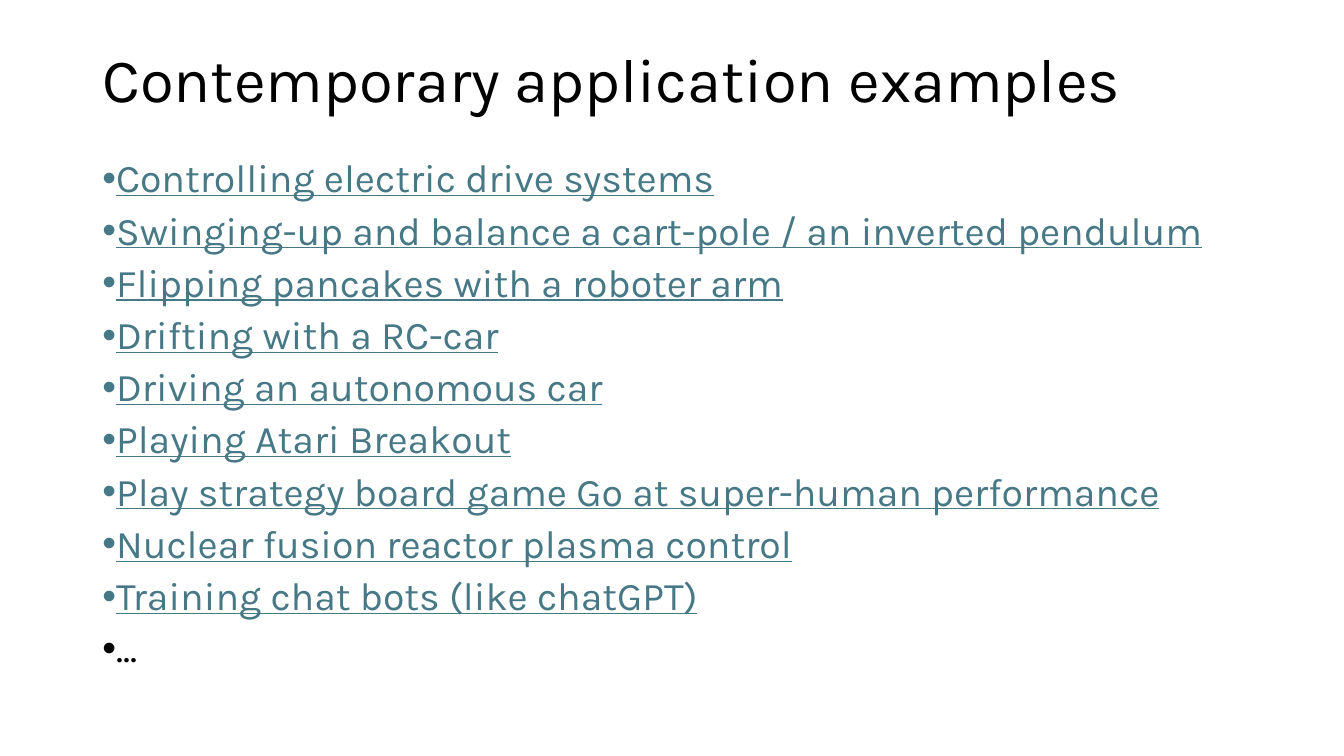
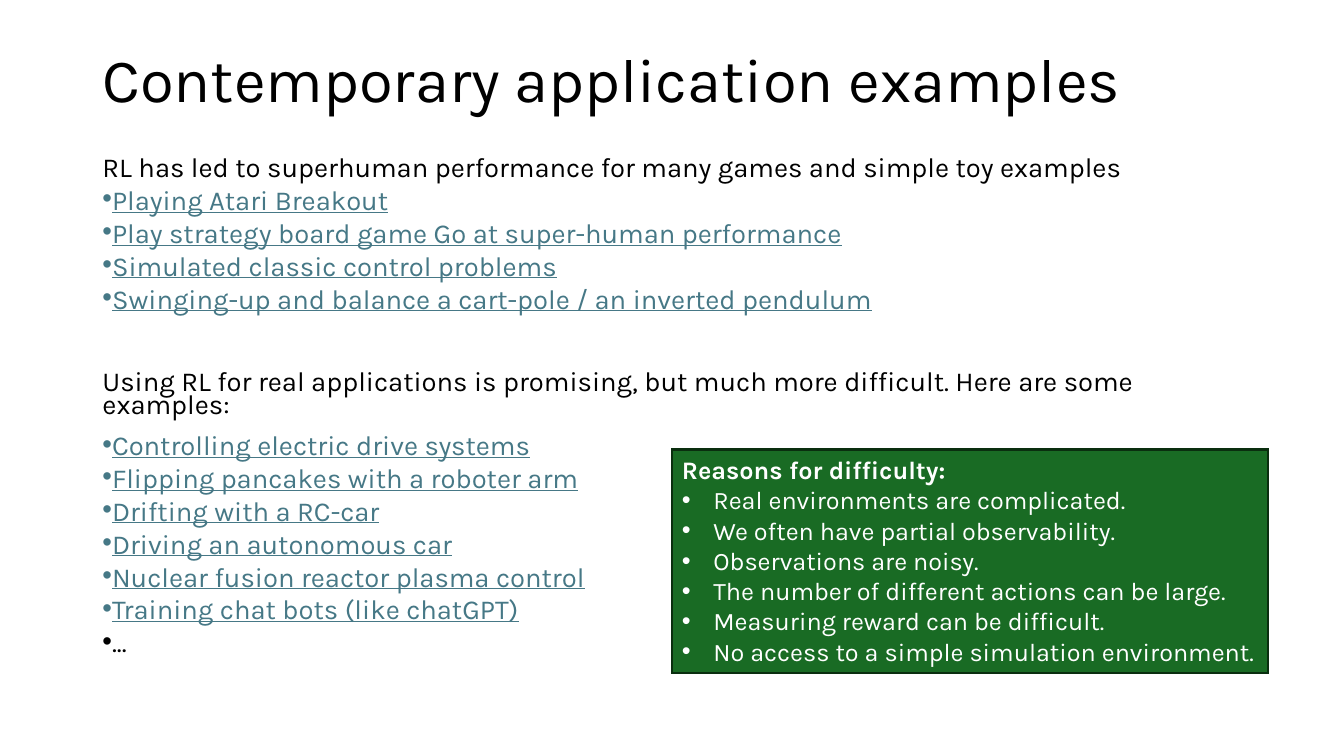
Before and after one commit to mhahsler/Introduction_to_Reinforcement_Learning, a slide deck: slide 10 of slides/Lecture_Chapter01.pptx (slide 14 before the commit). Drawn at 1344x756 pixels with LibreOffice and Linux fonts; fonts in the diff are those of the drawing. Boxes give left, top, right and bottom in pixels: in the first picture for what was removed or moved away, otherwise in the second. Text is boxed around its words. In the diff, an @@ line names an element or a change of style, - is before the commit and + after.

```diff
--- a/slides/Lecture_Chapter01.pptx
+++ b/slides/Lecture_Chapter01.pptx
@@ text at [102, 158, 1133, 421]: paragraphs added @@
+RL has led to superhuman performance for many games and simple toy examples
+• Playing Atari Breakout
+• Play strategy board game Go at super-human performance
+• Simulated classic control problems
+• Swinging-up and balance a cart-pole / an inverted pendulum
+Using RL for real applications is promising, but much more difficult. Here are some examples:
@@ text at [116, 218, 1202, 255]: paragraph removed @@
-• Swinging-up and balance a cart-pole / an inverted pendulum
@@ text at [112, 436, 584, 626]: size 28 to 19.6 pt in "Controlling electric drive systems", "Flipping pancakes with a roboter arm", "Drifting with a RC-car", "Driving an autonomous car" and 3 more places; line spacing 0.9 to 0.7 @@
@@ text at [116, 426, 1159, 516]: paragraphs removed @@
-• Playing Atari Breakout
-• Play strategy board game Go at super-human performance
@@ rectangle added at [673, 450, 1269, 674], fill #196B24, outline #0B2F10 1.5 pt, 18 pt, text #FFFFFF @@
+Reasons for difficulty:
+• Real environments are complicated.
+• We often have partial observability.
+• Observations are noisy.
+• The number of different actions can be large.
+• Measuring reward can be difficult.
+• No access to a simple simulation environment.
```
Also in this commit, not shown: 23 other slides changed, 6 slides added, 20 slides removed, 12 other files.
